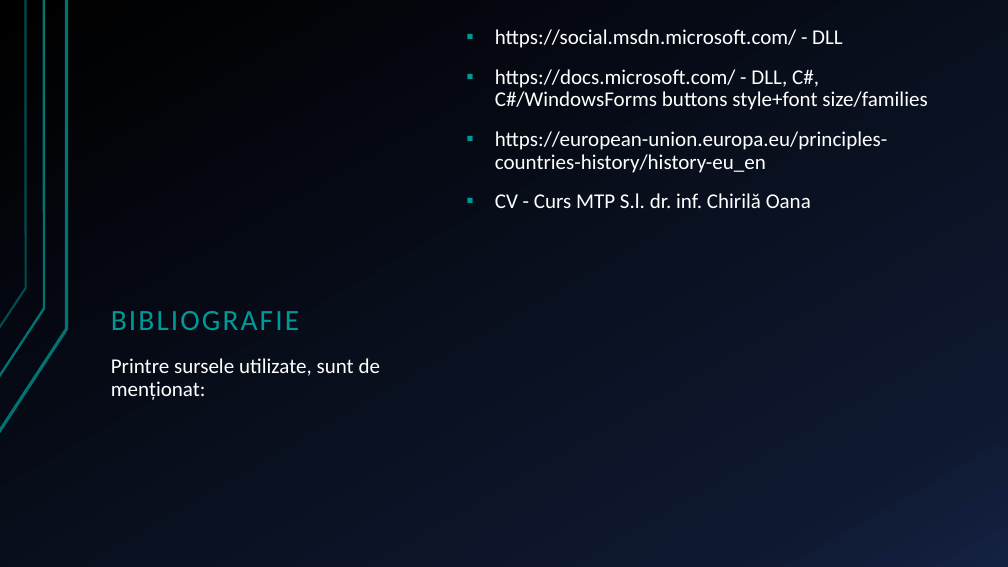
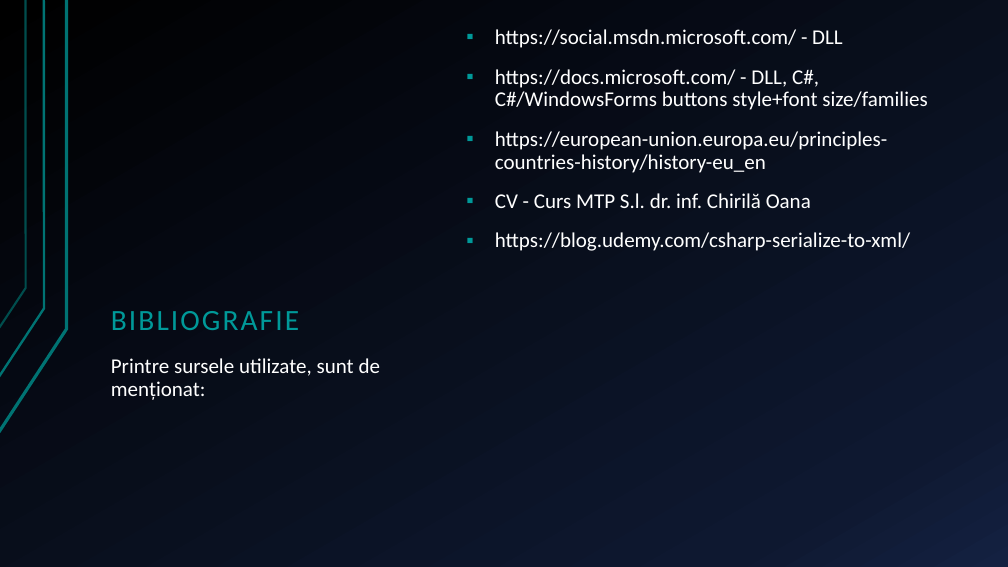
Before and after one commit to Deian26/ProiectSincretic, a slide deck: slide 17 of Aplicație de repartizare a culorilor țărilor de pe.pptx. Drawn at 1008x567 pixels with LibreOffice and Linux fonts; fonts in the diff are those of the drawing. Boxes give left, top, right and bottom in pixels: in the first picture for what was removed or moved away, otherwise in the second. Text is boxed around its words. In the diff, an @@ line names an element or a change of style, - is before the commit and + after.

```diff
--- a/Aplicație de repartizare a culorilor țărilor de pe.pptx
+++ b/Aplicație de repartizare a culorilor țărilor de pe.pptx
@@ text at <box>495,232,910,251</box>: paragraph added @@
+▪ https://blog.udemy.com/csharp-serialize-to-xml/
```
Also in this commit, not shown: 2 other slides changed.
